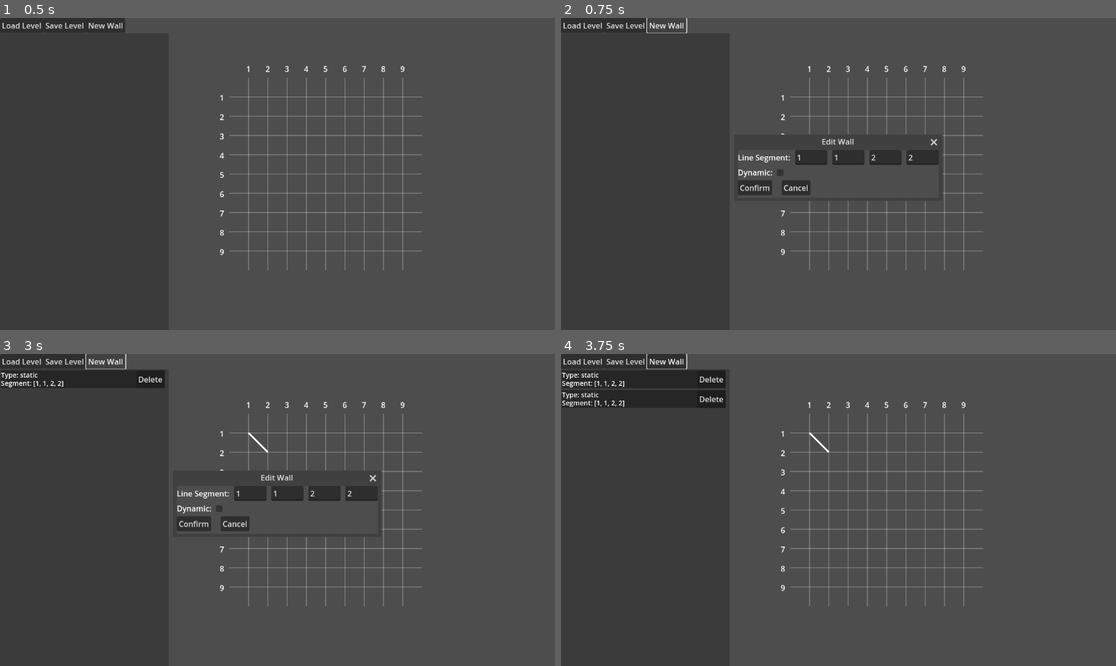
Above: before the commit, frames 1-4 (two rows, left to right).
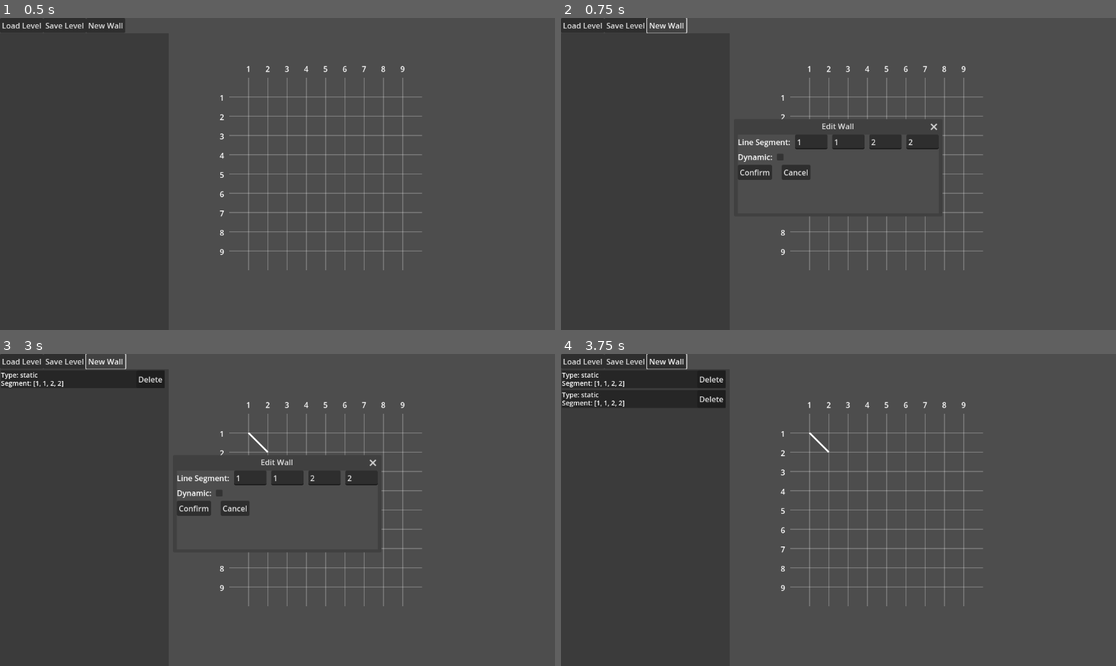
Above: after the commit, the same moments.

Repository: 7Limes/factory-minigame-editor
Game: Godot game, scene res://root.tscn
Same seed, same stepped clock (60 frames per second), same inputs: the game is played once before the commit and once after it.
Inputs:
- Up to frame 1 (0.5 s): no input
- Up to frame 2 (0.75 s): click "New Wall" at 0.5 s
- Up to frame 3 (3 s): click "New Wall" at 1.25 s; click "Confirm" at 2 s; click "New Wall" at 2.75 s
- Up to frame 4 (3.75 s): click "Confirm" at 3.5 s

Frame 1 is identical in both runs. In frame 2, 2.8% of the frame differs, in the area x 31-69%, y 32-64%; in frame 3, 2.8%; in frame 4, nothing differs.

Commit message:
Add set axis to center button

Diff:
--- a/WallDialog/wall_dialog.gd
+++ b/WallDialog/wall_dialog.gd
@@ -23,6 +23,7 @@
 
 @onready var rotate_axis_x_entry = $WindowContainer/RotateControlsContainer/AxisContainer/AxisX
 @onready var rotate_axis_y_entry = $WindowContainer/RotateControlsContainer/AxisContainer/AxisY
+@onready var rotate_axis_center_button = $WindowContainer/RotateControlsContainer/AxisContainer/SetAxisToCenterButton
 @onready var rotate_speed_entry = $WindowContainer/RotateControlsContainer/SpeedContainer/SpeedEntry
 
 @onready var error_dialog = $ErrorDialog
@@ -62,12 +63,13 @@
 
 # Shows an error and returns null if the given entry is not a decimal number, otherwise returns float.
 # Returns: Union[float, null]
-func validate_entry(entry: LineEdit, entry_name: String):
+func validate_entry(entry: LineEdit, entry_name: String, lower: float=0.0, upper: float=10.0):
 	if decimal_regex.search(entry.text) == null:
 		error_dialog.dialog_text = 'Expected a decimal number for %s.' % entry_name
 		error_dialog.popup_centered()
 		return null
-	return clampf(float(entry.text), 0.0, 10.0)
+
+	return clampf(float(entry.text), lower, upper)
 
 
 # Returns true if any nulls exist in the array or any nested arrays.
@@ -96,14 +98,14 @@
 
 func get_oscillate_data():
 	var vec = [
-		validate_entry(oscillate_vector_x_entry, "oscillate vector x"),
-		validate_entry(oscillate_vector_y_entry, "oscillate vector y"),
-		validate_entry(oscillate_vector_z_entry, "oscillate vector z"),
+		validate_entry(oscillate_vector_x_entry, "oscillate vector x", -10.0),
+		validate_entry(oscillate_vector_y_entry, "oscillate vector y", -10.0),
+		validate_entry(oscillate_vector_z_entry, "oscillate vector z", -10.0),
 	]
 	var oscillate_data = [
 		vec,
-		validate_entry(oscillate_speed_entry, 'oscillate speed'),
-		validate_entry(oscillate_amplitude_entry, 'oscillate amplitude')
+		validate_entry(oscillate_speed_entry, 'oscillate speed', -10.0),
+		validate_entry(oscillate_amplitude_entry, 'oscillate amplitude', -10.0)
 	]
 	if any_null(oscillate_data):
 		return null
@@ -117,7 +119,7 @@
 	]
 	var rotate_data = [
 		axis,
-		validate_entry(rotate_speed_entry, 'rotate speed')
+		validate_entry(rotate_speed_entry, 'rotate speed', -10.0)
 	]
 	if any_null(rotate_data):
 		return null
@@ -205,3 +207,14 @@
 
 func _on_close_requested() -> void:
 	hide()
+
+
+func _on_set_axis_to_center_button_pressed() -> void:
+	var segment_data = get_segment_data()
+	if segment_data == null:
+		return
+
+	var center_x = (segment_data[0] + segment_data[2]) / 2
+	var center_y = (segment_data[1] + segment_data[3]) / 2
+	rotate_axis_x_entry.text = str(center_x)
+	rotate_axis_y_entry.text = str(center_y)
--- a/WallDialog/wall_dialog.tscn
+++ b/WallDialog/wall_dialog.tscn
@@ -5,7 +5,7 @@
 [node name="WallDialog" type="Window"]
 title = "Edit Wall"
 initial_position = 1
-size = Vector2i(417, 100)
+size = Vector2i(417, 164)
 wrap_controls = true
 transient = true
 exclusive = true
@@ -152,6 +152,10 @@
 placeholder_text = "y"
 select_all_on_focus = true
 
+[node name="SetAxisToCenterButton" type="Button" parent="WindowContainer/RotateControlsContainer/AxisContainer"]
+layout_mode = 2
+text = "Set to Center"
+
 [node name="SpeedContainer" type="BoxContainer" parent="WindowContainer/RotateControlsContainer"]
 layout_mode = 2
 
@@ -183,5 +187,6 @@
 [connection signal="close_requested" from="." to="." method="_on_close_requested"]
 [connection signal="toggled" from="WindowContainer/DynamicCheckboxContainer/DynamicCheckBox" to="." method="_on_dynamic_check_box_toggled"]
 [connection signal="item_selected" from="WindowContainer/DynamicMotionTypeContainer/MotionTypeOption" to="." method="_on_motion_type_option_item_selected"]
+[connection signal="pressed" from="WindowContainer/RotateControlsContainer/AxisContainer/SetAxisToCenterButton" to="." method="_on_set_axis_to_center_button_pressed"]
 [connection signal="pressed" from="WindowContainer/ButtonsContainer/ConfirmButton" to="." method="_on_confirm_button_pressed"]
 [connection signal="pressed" from="WindowContainer/ButtonsContainer/CancelButton" to="." method="_on_cancel_button_pressed"]
